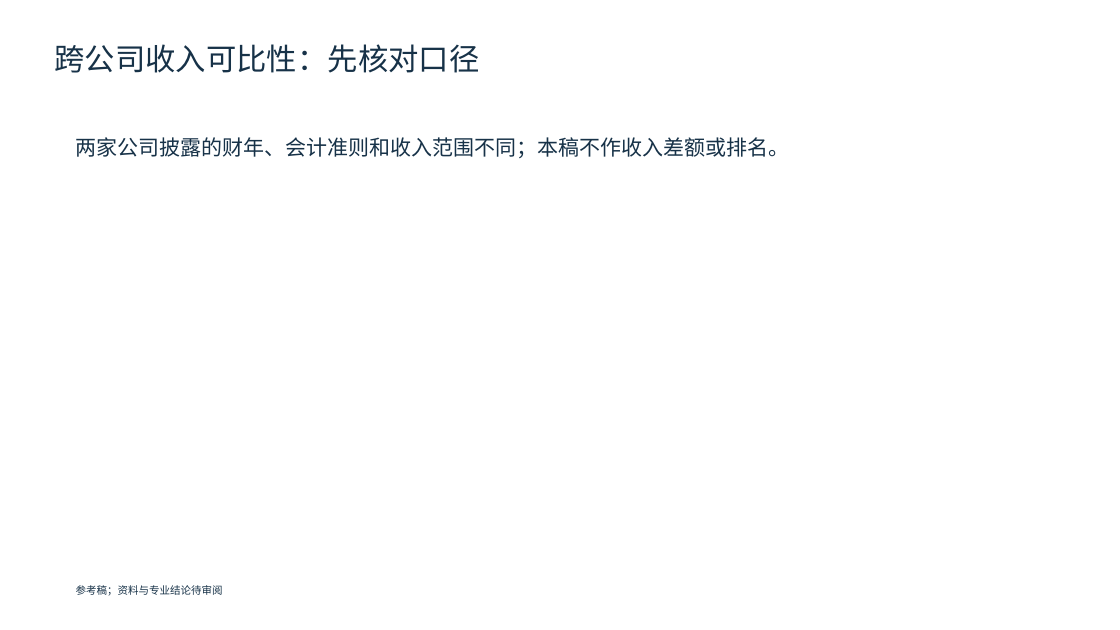
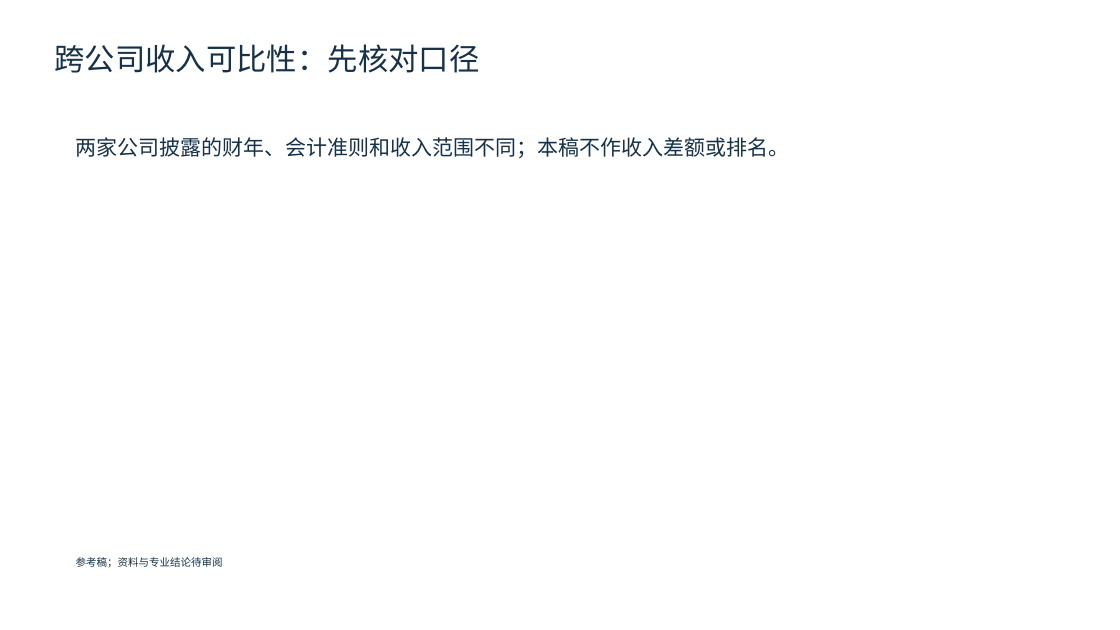
Before and after one commit to AtomInnoLab/WisWork, a slide deck: slide 1 of docs/product/ppt-benchmark-materials/PPT-P0-08/p0-08-reference.pptx. Drawn at 1120x630 pixels with LibreOffice and Linux fonts; fonts in the diff are those of the drawing. Boxes give left, top, right and bottom in pixels: in the first picture for what was removed or moved away, otherwise in the second. Text is boxed around its words. In the diff, an @@ line names an element or a change of style, - is before the commit and + after.

```diff
--- a/docs/product/ppt-benchmark-materials/PPT-P0-08/p0-08-reference.pptx
+++ b/docs/product/ppt-benchmark-materials/PPT-P0-08/p0-08-reference.pptx
@@ text "参考稿；资料与专业结论待审阅": place and size @@
-text "参考稿；资料与专业结论待审阅" at [76,585,223,596]
+text "参考稿；资料与专业结论待审阅" at [76,557,223,568]
```
Also in this commit, not shown: 7 other slides changed, 8 other files.
